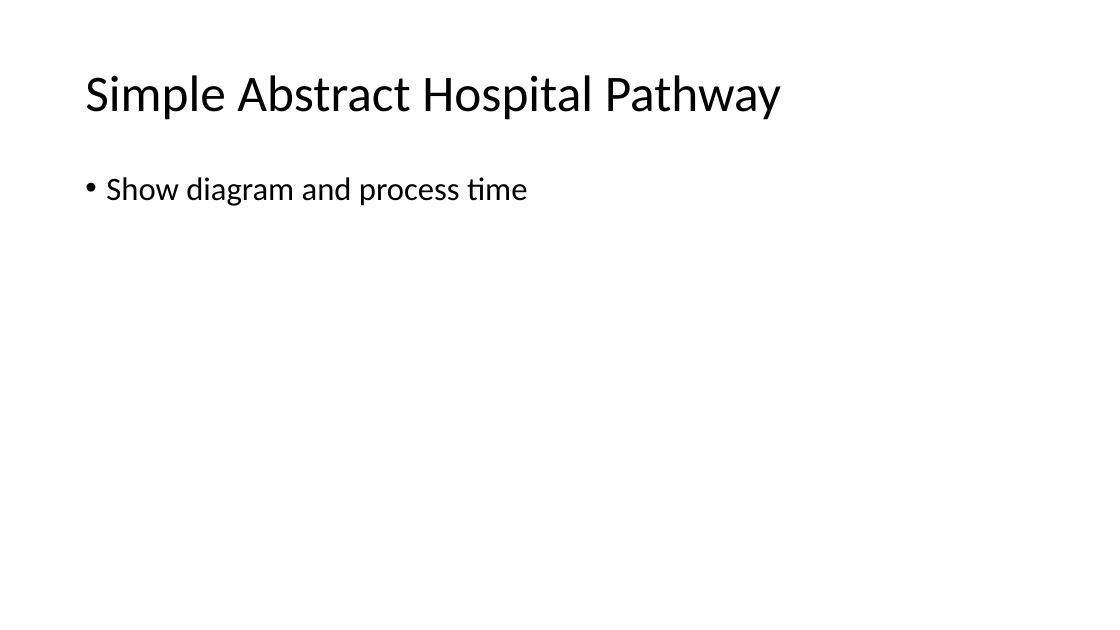
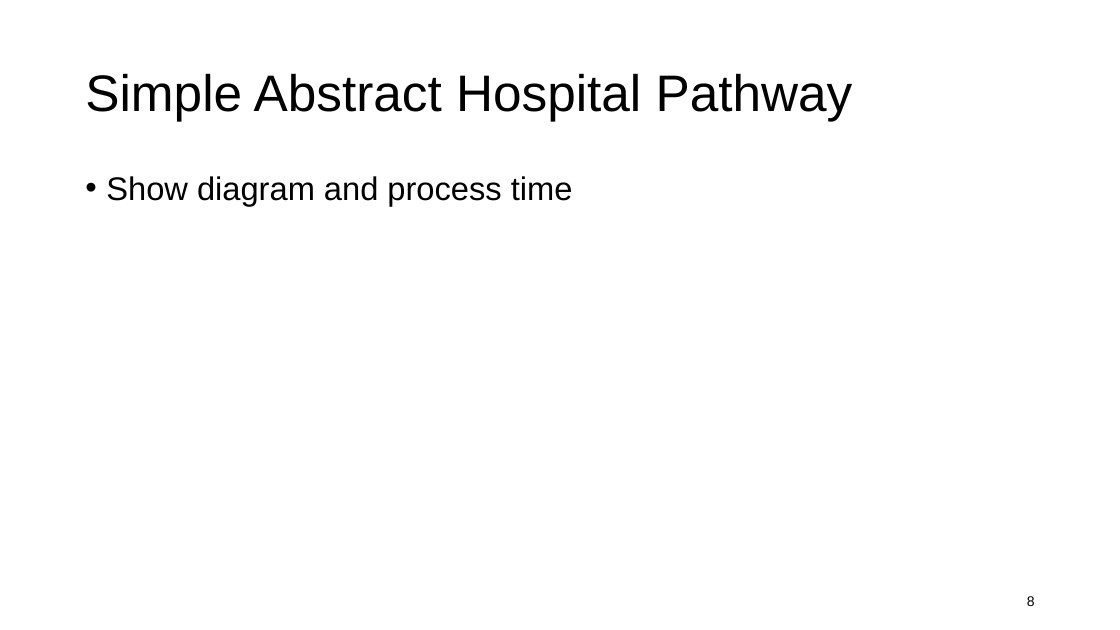
Before and after one commit to kawin7538/ds_hospital_project, a slide deck: slide 8 of memo_presentation/memo.pptx. Drawn at 1120x630 pixels with LibreOffice and Linux fonts; fonts in the diff are those of the drawing. Boxes give left, top, right and bottom in pixels: in the first picture for what was removed or moved away, otherwise in the second. Text is boxed around its words. In the diff, an @@ line names an element or a change of style, - is before the commit and + after.

```diff
--- a/memo_presentation/memo.pptx
+++ b/memo_presentation/memo.pptx
@@ title "Simple Abstract Hospital Pathway" at (x1=85, y1=73, x2=853, y2=121): font Calibri to Arial @@
@@ text "Show diagram and process time" at (x1=106, y1=176, x2=573, y2=206): font Calibri to Arial @@
@@ page number added at (x1=1027, y1=596, x2=1035, y2=606), 12 pt, text #000000 @@
+8
```
Also in this commit, not shown: 12 other slides changed, 2 slides added, 1 slide removed, 5 other files.
